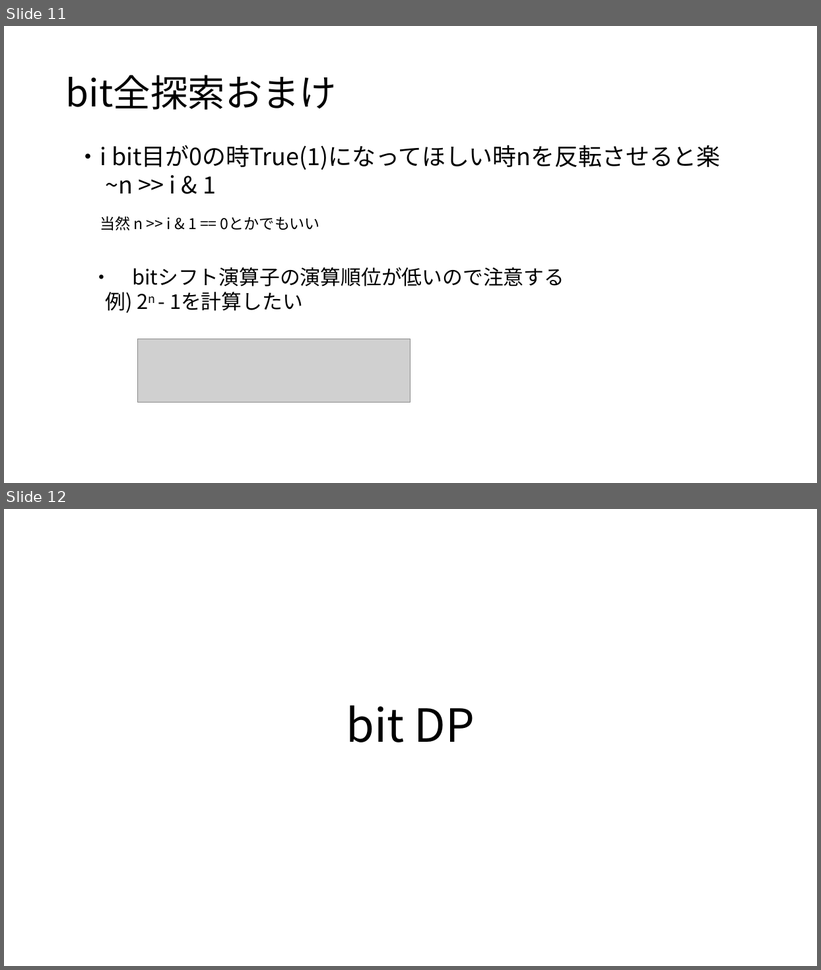
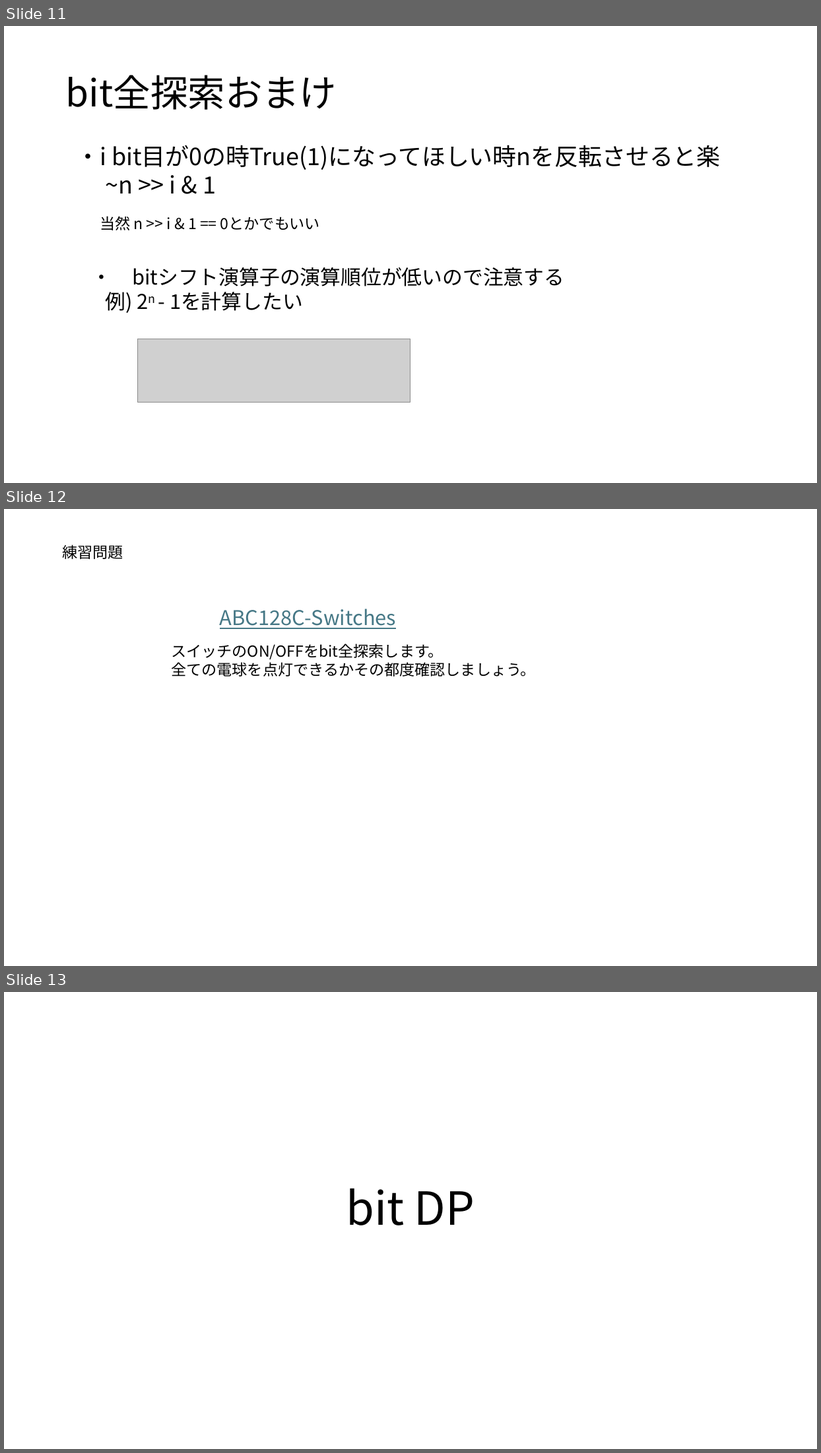
Before and after one commit to triC-tmu/workshop_2024, a slide deck: 20240331_bit全探索_bitDP/bit全探索_bitDP.pptx. Shown one above the other, each under a label of ours: slides 11 and 12 before the commit, slides 11, 12 and 13 after it. The pictures are 821x970 and 821x1453 pixels, drawn with LibreOffice and Linux fonts; fonts in the diff are those of the drawing; grey boxes stand for pictures. Boxes give left, top, right and bottom in pixels: in the first picture for what was removed or moved away, otherwise in the second. Text is boxed around its words. In the diff, an @@ line names an element or a change of style, - is before the commit and + after.

```diff
--- a/20240331_bit全探索_bitDP/bit全探索_bitDP.pptx
+++ b/20240331_bit全探索_bitDP/bit全探索_bitDP.pptx
@@ slide 12 added at <box>4,509,817,966</box>, background #FFFFFF @@
@@ text added at <box>63,545,123,559</box>, 18 pt, text #000000 @@
+練習問題
@@ text added at <box>220,609,396,629</box>, 24 pt, text #467886, underline @@
+ABC128C-Switches
@@ text added at <box>171,644,536,677</box>, 18 pt, text #000000 @@
+スイッチのON/OFFをbit全探索します。
+全ての電球を点灯できるかその都度確認しましょう。
@@ what was slide 12 is now slide 13 @@
```
Also in this commit, not shown: 6 slides changed, 19 other slides added, 1 other file.
